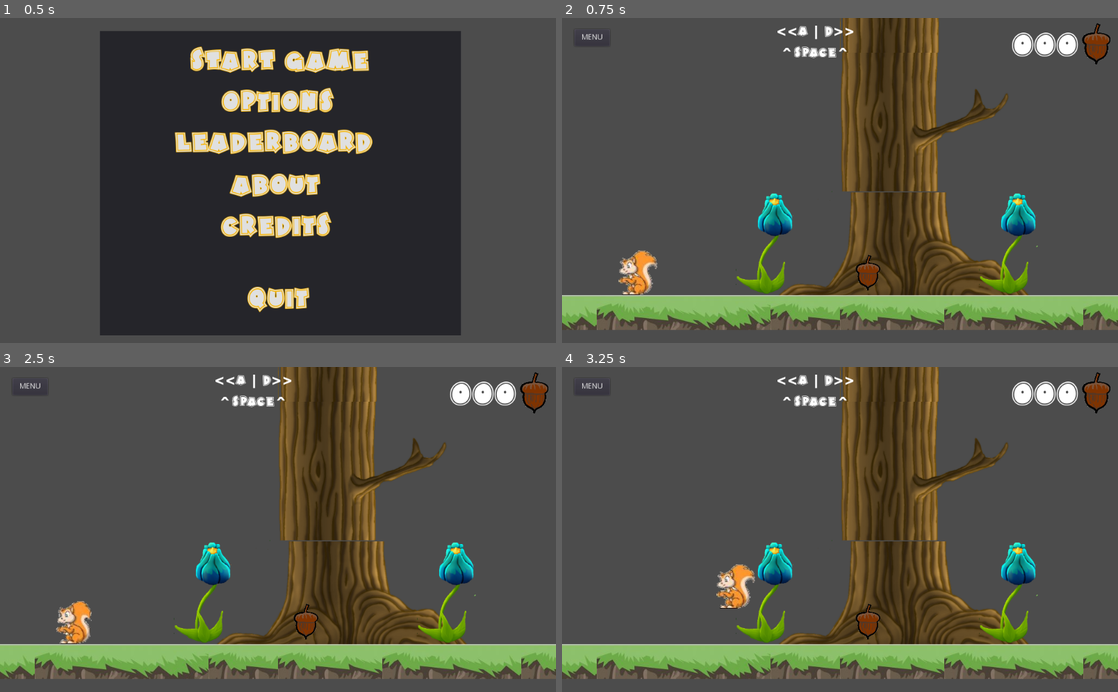
Above: before the commit, frames 1-4 (two rows, left to right).
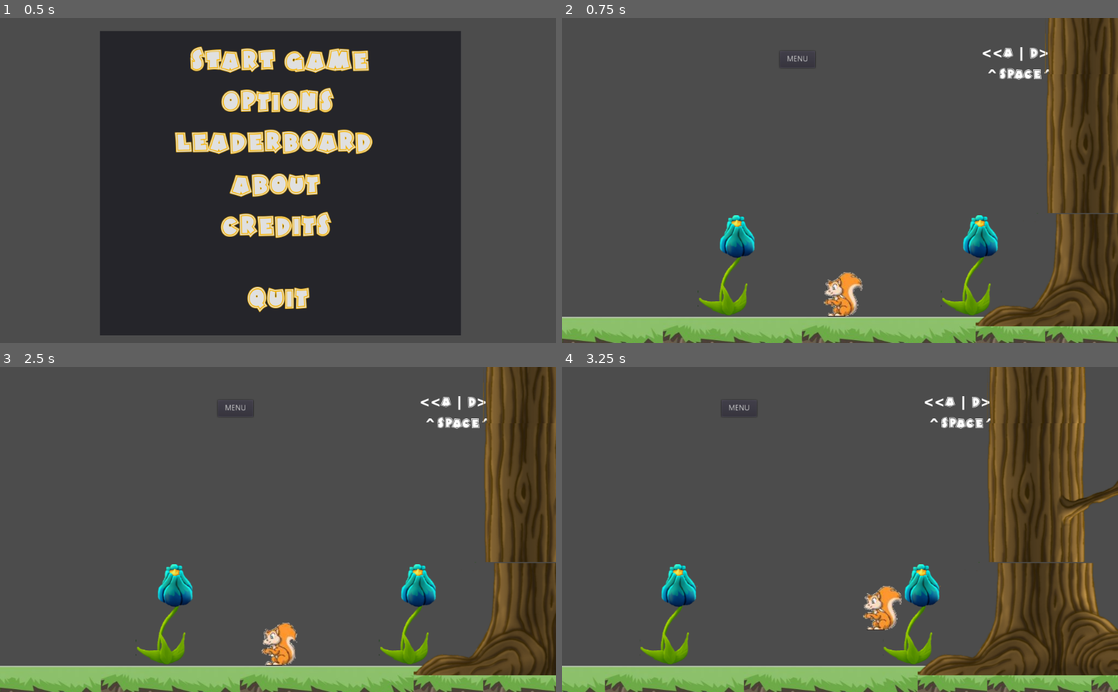
Above: after the commit, the same moments.

Repository: NicolaasJKotze/squirrel_dash
Game: Godot game, scene res://MainMenu.tscn
Same seed, same stepped clock (60 frames per second), same inputs: the game is played once before the commit and once after it.
Inputs:
- Up to frame 1 (0.5 s): no input
- Up to frame 2 (0.75 s): click "START GAME" at 0.5 s
- Up to frame 3 (2.5 s): click "MENU" at 1.25 s; click "START GAME" at 2 s
- Up to frame 4 (3.25 s): hold D (move right) from 2.78 s (still down); tap Space (move jump) at 3.02 s

Frame 1 is identical in both runs. In frame 2, 47% of the frame differs, in the area x 0-100%, y 0-100%; in frame 3, 47%; in frame 4, 50%.

Commit message:
Created menus

Diff:
--- a/source/level.tscn
+++ b/source/level.tscn
@@ -1,66 +1,24 @@
 [gd_scene load_steps=18 format=2]
 
 [ext_resource path="res://scripts/level.gd" type="Script" id=1]
-[ext_resource path="res://sprites/forest-1.png" type="Texture" id=2]
-[ext_resource path="res://actors/squirrel.tscn" type="PackedScene" id=3]
-[ext_resource path="res://sprites/SquirrelSpritesheet.png" type="Texture" id=4]
-[ext_resource path="res://sprites/ground_01.jpg" type="Texture" id=5]
-[ext_resource path="res://fonts/Hotmbpo.ttf" type="DynamicFontData" id=6]
-[ext_resource path="res://sprites/AcornNormal.png" type="Texture" id=7]
-[ext_resource path="res://music/Forest_Ambience.ogg" type="AudioStream" id=8]
-[ext_resource path="res://music/forest.ogg" type="AudioStream" id=9]
-
-[sub_resource type="TileSet" id=1]
-0/name = "forest-1.png 0"
-0/texture = ExtResource( 2 )
-0/tex_offset = Vector2( 0, 0 )
-0/modulate = Color( 1, 1, 1, 1 )
-0/region = Rect2( -3, 548, 492, 211 )
-0/tile_mode = 0
-0/occluder_offset = Vector2( 0, 0 )
-0/navigation_offset = Vector2( 0, 0 )
-0/shapes = [  ]
-0/z_index = 0
-1/name = "forest-1.png 1"
-1/texture = ExtResource( 2 )
-1/tex_offset = Vector2( 0, 0 )
-1/modulate = Color( 1, 1, 1, 1 )
-1/region = Rect2( 436, 0, 180, 258 )
-1/tile_mode = 0
-1/occluder_offset = Vector2( 0, 0 )
-1/navigation_offset = Vector2( 0, 0 )
-1/shapes = [  ]
-1/z_index = 0
-2/name = "forest-1.png 2"
-2/texture = ExtResource( 2 )
-2/tex_offset = Vector2( 0, 0 )
-2/modulate = Color( 1, 1, 1, 1 )
-2/region = Rect2( 615, 0, 183, 257 )
-2/tile_mode = 0
-2/occluder_offset = Vector2( 0, 0 )
-2/navigation_offset = Vector2( 0, 0 )
-2/shapes = [  ]
-2/z_index = 0
-3/name = "forest-1.png 3"
-3/texture = ExtResource( 2 )
-3/tex_offset = Vector2( 0, 0 )
-3/modulate = Color( 1, 1, 1, 1 )
-3/region = Rect2( 766, 757, 185, 127 )
-3/tile_mode = 0
-3/occluder_offset = Vector2( 0, 0 )
-3/navigation_offset = Vector2( 0, 0 )
-3/shapes = [  ]
-3/z_index = 0
-4/name = "forest-1.png 4"
-4/texture = ExtResource( 2 )
-4/tex_offset = Vector2( 0, 0 )
-4/modulate = Color( 1, 1, 1, 1 )
-4/region = Rect2( 788, 546, 106, 193 )
-4/tile_mode = 0
-4/occluder_offset = Vector2( 0, 0 )
-4/navigation_offset = Vector2( 0, 0 )
-4/shapes = [  ]
-4/z_index = 0
+[ext_resource path="res://fonts/Hotmbpo.ttf" type="DynamicFontData" id=2]
+[ext_resource path="res://sprites/AcornNormal.png" type="Texture" id=3]
+[ext_resource path="res://actors/squirrel.tscn" type="PackedScene" id=4]
+[ext_resource path="res://sprites/SquirrelSpritesheet.png" type="Texture" id=5]
+[ext_resource path="res://music/Forest_Ambience.ogg" type="AudioStream" id=6]
+[ext_resource path="res://music/forest.ogg" type="AudioStream" id=7]
+[ext_resource path="res://sprites/ground_01.jpg" type="Texture" id=8]
+[ext_resource path="res://sprites/forest-1.png" type="Texture" id=9]
+
+[sub_resource type="DynamicFont" id=6]
+size = 60
+outline_color = Color( 0.980392, 0.713726, 0, 1 )
+use_filter = true
+font_data = ExtResource( 2 )
+
+[sub_resource type="DynamicFont" id=7]
+size = 25
+font_data = ExtResource( 2 )
 
 [sub_resource type="Animation" id=2]
 resource_name = "Idle"
@@ -83,12 +41,16 @@
 radius = 27.1754
 height = 21.2815
 
+[sub_resource type="CapsuleShape2D" id=8]
+radius = 20.5707
+height = 14.7733
+
 [sub_resource type="ConvexPolygonShape2D" id=4]
 points = PoolVector2Array( 0, 0, 320, 0, 320, 64, 0, 64 )
 
 [sub_resource type="TileSet" id=5]
 0/name = "ground_01.jpg 0"
-0/texture = ExtResource( 5 )
+0/texture = ExtResource( 8 )
 0/tex_offset = Vector2( 0, 0 )
 0/modulate = Color( 1, 1, 1, 1 )
 0/region = Rect2( 64, 20, 320, 64 )
@@ -104,59 +66,65 @@
 } ]
 0/z_index = 0
 
-[sub_resource type="DynamicFont" id=6]
-size = 60
-outline_color = Color( 0.980392, 0.713726, 0, 1 )
-use_filter = true
-font_data = ExtResource( 6 )
-
-[sub_resource type="DynamicFont" id=7]
-size = 25
-font_data = ExtResource( 6 )
-
-[sub_resource type="CapsuleShape2D" id=8]
-radius = 20.5707
-height = 14.7733
+[sub_resource type="TileSet" id=1]
+0/name = "forest-1.png 0"
+0/texture = ExtResource( 9 )
+0/tex_offset = Vector2( 0, 0 )
+0/modulate = Color( 1, 1, 1, 1 )
+0/region = Rect2( -3, 548, 492, 211 )
+0/tile_mode = 0
+0/occluder_offset = Vector2( 0, 0 )
+0/navigation_offset = Vector2( 0, 0 )
+0/shapes = [  ]
+0/z_index = 0
+1/name = "forest-1.png 1"
+1/texture = ExtResource( 9 )
+1/tex_offset = Vector2( 0, 0 )
+1/modulate = Color( 1, 1, 1, 1 )
+1/region = Rect2( 436, 0, 180, 258 )
+1/tile_mode = 0
+1/occluder_offset = Vector2( 0, 0 )
+1/navigation_offset = Vector2( 0, 0 )
+1/shapes = [  ]
+1/z_index = 0
+2/name = "forest-1.png 2"
+2/texture = ExtResource( 9 )
+2/tex_offset = Vector2( 0, 0 )
+2/modulate = Color( 1, 1, 1, 1 )
+2/region = Rect2( 615, 0, 183, 257 )
+2/tile_mode = 0
+2/occluder_offset = Vector2( 0, 0 )
+2/navigation_offset = Vector2( 0, 0 )
+2/shapes = [  ]
+2/z_index = 0
+3/name = "forest-1.png 3"
+3/texture = ExtResource( 9 )
+3/tex_offset = Vector2( 0, 0 )
+3/modulate = Color( 1, 1, 1, 1 )
+3/region = Rect2( 766, 757, 185, 127 )
+3/tile_mode = 0
+3/occluder_offset = Vector2( 0, 0 )
+3/navigation_offset = Vector2( 0, 0 )
+3/shapes = [  ]
+3/z_index = 0
+4/name = "forest-1.png 4"
+4/texture = ExtResource( 9 )
+4/tex_offset = Vector2( 0, 0 )
+4/modulate = Color( 1, 1, 1, 1 )
+4/region = Rect2( 788, 546, 106, 193 )
+4/tile_mode = 0
+4/occluder_offset = Vector2( 0, 0 )
+4/navigation_offset = Vector2( 0, 0 )
+4/shapes = [  ]
+4/z_index = 0
 
 [node name="level" type="Node2D"]
 script = ExtResource( 1 )
 
-[node name="TileMap_Trees" type="TileMap" parent="."]
-tile_set = SubResource( 1 )
-collision_mask = 8
-format = 1
-tile_data = PoolIntArray( -196600, 2, 0, -196598, 3, 0, 65544, 1, 0, 131082, 3, 0, 393214, 4, 0, 327685, 4, 0, 327686, 0, 0, 327692, 4, 0 )
-
-[node name="player" parent="." instance=ExtResource( 3 )]
+[node name="HUD" type="Node2D" parent="."]
 editor/display_folded = true
-position = Vector2( 153.86, 429.218 )
-speed = Vector2( 400, 400 )
-gravity = 1000.0
-
-[node name="Sprite" type="Sprite" parent="player"]
-position = Vector2( -19.0205, 25.6364 )
-scale = Vector2( 1.33876, 1.33876 )
-texture = ExtResource( 4 )
-vframes = 8
-hframes = 8
-
-[node name="AnimationPlayer" type="AnimationPlayer" parent="player/Sprite"]
-autoplay = "Idle"
-playback_speed = 2.0
-anims/Idle = SubResource( 2 )
-
-[node name="CollisionShape2D2" type="CollisionShape2D" parent="player"]
-position = Vector2( -15.0145, 44.9075 )
-shape = SubResource( 3 )
-
-[node name="TileMap_Ground" type="TileMap" parent="."]
-tile_set = SubResource( 5 )
-collision_layer = 8
-collision_mask = 8
-format = 1
-tile_data = PoolIntArray( -196598, 2, 0, 65546, 2, 0, 327688, 1, 0, 589821, 0, 0, 524289, 0, 0, 524294, 0, 0, 524296, 0, 0, 524299, 0, 0, 524303, 0, 0 )
-
-[node name="HUD" type="Node2D" parent="."]
+position = Vector2( 7.62939e-006, 1.52588e-005 )
+scale = Vector2( 1, 1 )
 
 [node name="Score" type="Label" parent="HUD"]
 margin_left = 828.332
@@ -189,16 +157,48 @@
 ^SPACE^"
 align = 1
 
+[node name="player" parent="." instance=ExtResource( 4 )]
+position = Vector2( 153.86, 429.218 )
+speed = Vector2( 400, 400 )
+gravity = 1000.0
+
+[node name="Sprite" type="Sprite" parent="player"]
+position = Vector2( -19.0205, 25.6364 )
+scale = Vector2( 1.33876, 1.33876 )
+texture = ExtResource( 5 )
+vframes = 8
+hframes = 8
+
+[node name="AnimationPlayer" type="AnimationPlayer" parent="player/Sprite"]
+autoplay = "Idle"
+playback_speed = 2.0
+anims/Idle = SubResource( 2 )
+
+[node name="Camera2D" type="Camera2D" parent="player/Sprite"]
+position = Vector2( -0.862595, 9.58035 )
+scale = Vector2( 0.74696, 0.74696 )
+current = true
+process_mode = 0
+limit_left = -2000
+limit_top = -2000
+limit_right = 2000
+limit_bottom = 560
+smoothing_enabled = true
+
+[node name="CollisionShape2D2" type="CollisionShape2D" parent="player"]
+position = Vector2( -15.0145, 44.9075 )
+shape = SubResource( 3 )
+
 [node name="Music" type="Node2D" parent="."]
 editor/display_folded = true
 
 [node name="Background_ForestNoises" type="AudioStreamPlayer" parent="Music"]
-stream = ExtResource( 8 )
+stream = ExtResource( 6 )
 volume_db = -3.607
 autoplay = true
 
 [node name="Background_Music" type="AudioStreamPlayer" parent="Music"]
-stream = ExtResource( 9 )
+stream = ExtResource( 7 )
 volume_db = -23.704
 autoplay = true
 
@@ -208,9 +208,24 @@
 [node name="AcornNormal2" type="Sprite" parent="Acorns"]
 position = Vector2( 568.109, 478.982 )
 scale = Vector2( 0.158874, 0.158874 )
-texture = ExtResource( 7 )
+texture = ExtResource( 3 )
 offset = Vector2( -24.173, -55.3179 )
 
 [node name="CollisionShape2D" type="CollisionShape2D" parent="Acorns"]
 position = Vector2( 562.901, 476.216 )
 shape = SubResource( 8 )
+
+[node name="Tilemaps" type="Node2D" parent="."]
+
+[node name="TileMap_Ground" type="TileMap" parent="Tilemaps"]
+tile_set = SubResource( 5 )
+collision_layer = 8
+collision_mask = 8
+format = 1
+tile_data = PoolIntArray( -196598, 2, 0, 65546, 2, 0, 327688, 1, 0, 589793, 0, 0, 589794, 0, 0, 589795, 0, 0, 589796, 0, 0, 589797, 0, 0, 589798, 0, 0, 589799, 0, 0, 589803, 0, 0, 589805, 0, 0, 589808, 0, 0, 589812, 0, 0, 589817, 0, 0, 589821, 0, 0, 524289, 0, 0, 524294, 0, 0, 524296, 0, 0, 524299, 0, 0, 524303, 0, 0, 524308, 0, 0, 524313, 0, 0, 524318, 0, 0 )
+
+[node name="TileMap_Trees" type="TileMap" parent="Tilemaps"]
+tile_set = SubResource( 1 )
+collision_mask = 8
+format = 1
+tile_data = PoolIntArray( -196600, 2, 0, -196598, 3, 0, 65544, 1, 0, 131082, 3, 0, 393214, 4, 0, 327685, 4, 0, 327686, 0, 0, 327692, 4, 0 )
--- a/source/scripts/level.gd
+++ b/source/scripts/level.gd
@@ -4,10 +4,10 @@
 var timer = 0.0
 
 func _process(delta):
-    timer += delta
-    if timer > TIMER_LIMIT:
-        timer = 0.0
-        print("fps: " + str(Engine.get_frames_per_second()))
+	timer += delta
+	if timer > TIMER_LIMIT:
+		timer = 0.0
+		print("fps: " + str(Engine.get_frames_per_second()))
 
 func _ready():
 	get_node("HUD/btnMainMenu").connect("pressed", self, "_on_btnMainMenu_pressed")
Not shown: 1 places in source/level.tscn that only renumber resources
